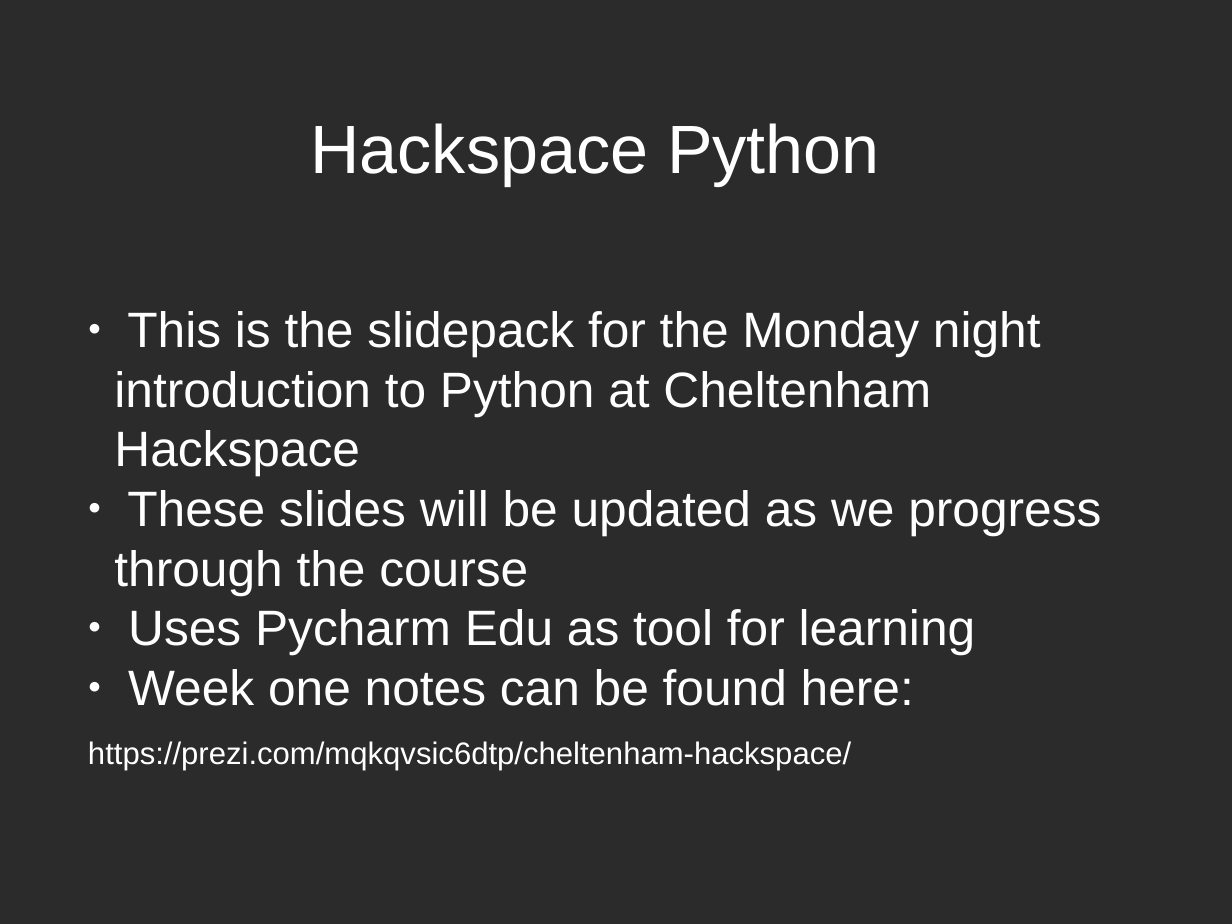
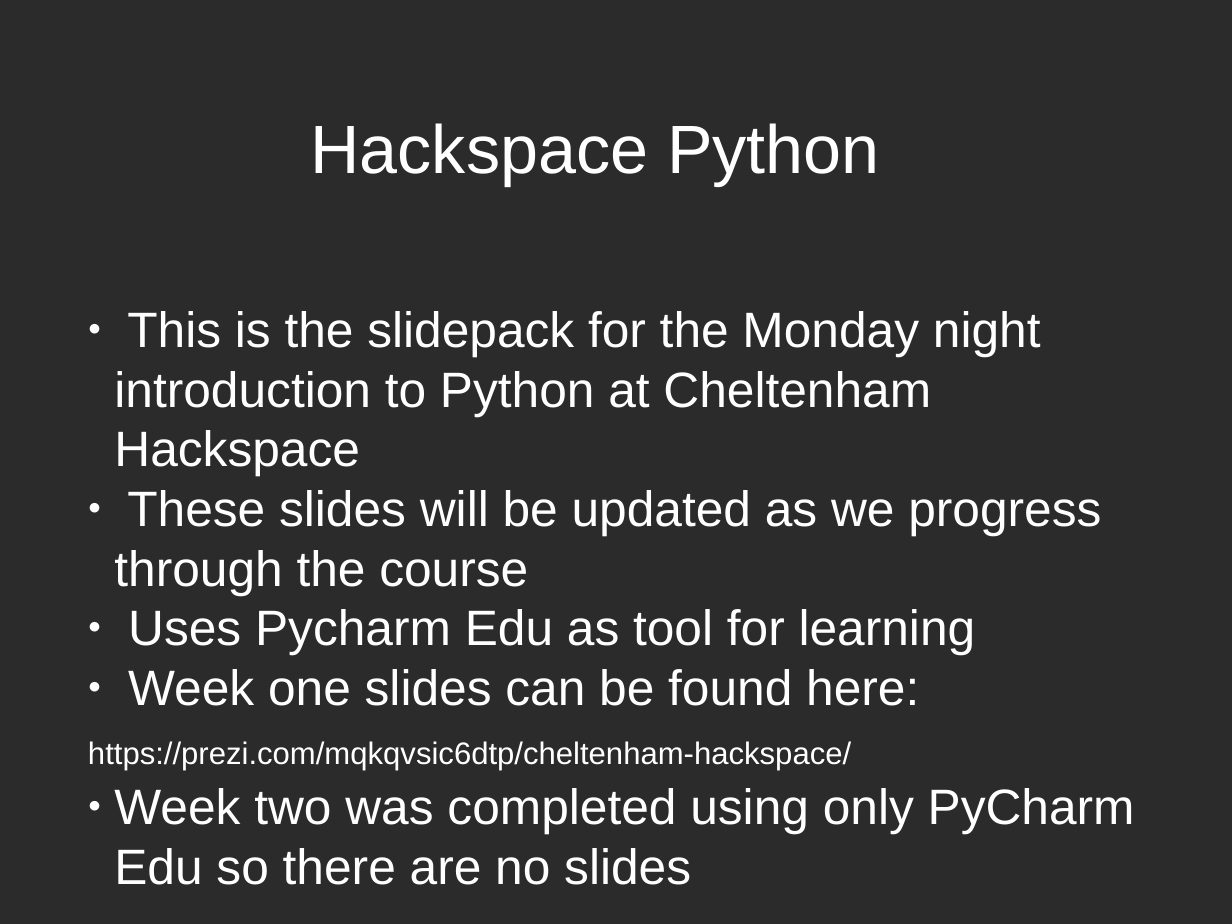
Before and after one commit to Cheltenham-Hackspace/hackspace_python, a slide deck: slide 1 of slides/hackspace_python_slides.odp. Drawn at 1232x924 pixels with LibreOffice and Linux fonts; fonts in the diff are those of the drawing; background and template pictures are left out; a plain dark background stands for a picture behind light text. Boxes give left, top, right and bottom in pixels: in the first picture for what was removed or moved away, otherwise in the second. Text is boxed around its words. In the diff, an @@ line names an element or a change of style, - is before the commit and + after.

```diff
--- a/slides/hackspace_python_slides.odp
+++ b/slides/hackspace_python_slides.odp
@@ subtitle at <box>128,669,919,706</box>: text changed @@
-● Week one notes can be found here:
+● Week one slides can be found here:
@@ subtitle at <box>114,788,1135,885</box>: paragraph added @@
+● Week two was completed using only PyCharm Edu so there are no slides
```
Also in this commit, not shown: 1 other slide changed, 31 slides added, 1 other file.
